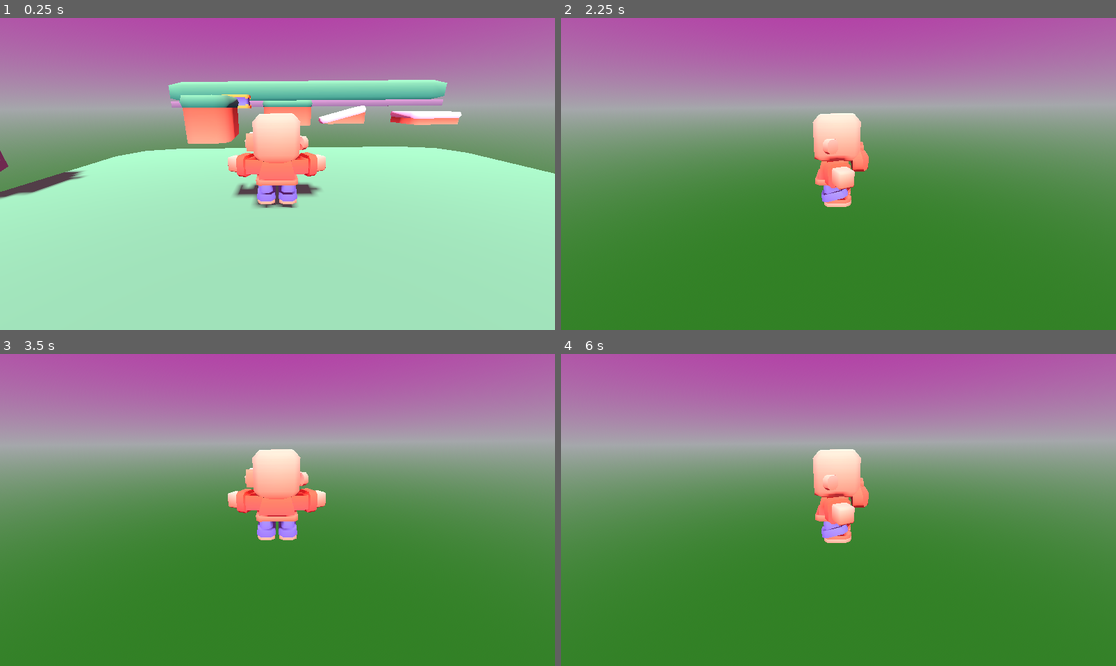
Above: before the commit, frames 1-4 (two rows, left to right).
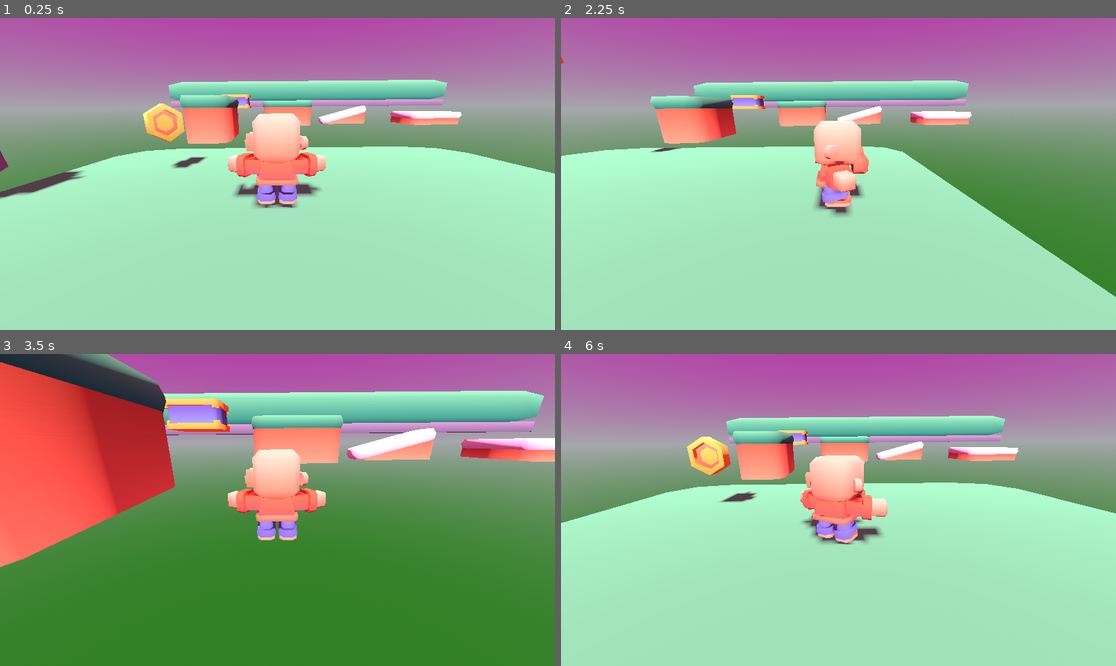
Above: after the commit, the same moments.

Repository: marknair/3DJumpingBean
Game: Godot game, scene res://Scenes/Level_1.tscn
The game is run twice, just before and just after one commit, with the same random seed, the same clock (stepped at 60 frames per second) and the same inputs.
Inputs:
- Up to frame 1 (0.25 s): no input
- Up to frame 2 (2.25 s): hold D (move_right) 0.53-1.28 s; tap Space (jump) at 0.77, 1.52 s; hold S (more_back) 1.28-2.03 s; hold D (move_right) from 2.03 s (still down)
- Up to frame 3 (3.5 s): release D (move_right) at 2.78 s; hold W (more_forward) from 2.78 s (still down); tap Space (jump) at 3.02 s
- Up to frame 4 (6 s): release W (more_forward) at 3.53 s; hold A (move_left) 3.53-5.03 s; tap Space (jump) at 3.77, 4.52 s; hold S (more_back) 5.03-5.78 s; hold D (move_right) from 5.78 s (still down)

The runs differ from the first frame. In frame 1, 0.8% of the frame differs, in the area x 25-38%, y 27-49%; in frame 2, 55%; in frame 3, 28%; in frame 4, 62%, in the area x 0-100%, y 19-100%.

Commit message:
Added coin mesh

Diff:
--- a/Scenes/Level_1.tscn
+++ b/Scenes/Level_1.tscn
@@ -8,6 +8,8 @@
 [ext_resource type="PackedScene" uid="uid://4y3egkmar7q8" path="res://Scenes/player.tscn" id="7_5r5j8"]
 [ext_resource type="PackedScene" uid="uid://darc1t5pia84j" path="res://Scenes/enemy.tscn" id="7_akpl7"]
 [ext_resource type="ArrayMesh" uid="uid://b2u7b75k76y8s" path="res://Models/Platformer/block-snow-low-large.obj" id="7_aur7v"]
+[ext_resource type="Script" uid="uid://b2wtnxf2sdt" path="res://Scripts/coin.gd" id="9_ptpgp"]
+[ext_resource type="ArrayMesh" uid="uid://c2ju0sgdqsu1r" path="res://Models/Platformer/coin-gold.obj" id="10_2uqsa"]
 
 [sub_resource type="ProceduralSkyMaterial" id="ProceduralSkyMaterial_akpl7"]
 sky_top_color = Color(0.71591073, 0.16745684, 0.64799047, 1)
@@ -42,6 +44,9 @@
 
 [sub_resource type="ConvexPolygonShape3D" id="ConvexPolygonShape3D_aur7v"]
 points = PackedVector3Array(-0.40005875, 0, -0.5, -0.46838292, 0, -0.46838292, -0.40005875, 0.5, -0.5, 0.39996088, 0, - …(492 unchanged characters)…
+
+[sub_resource type="SphereShape3D" id="SphereShape3D_lp2uw"]
+radius = 0.19042076
 
 [node name="Main" type="Node3D"]
 
@@ -128,3 +133,17 @@
 
 [node name="Player" parent="." instance=ExtResource("7_5r5j8")]
 transform = Transform3D(-0.99997693, 0, 0.0067892224, 0, 1, 0, -0.0067892224, 0, -0.99997693, 0.5700046, 0.04226896, 0.18012094)
+
+[node name="Coin" type="Area3D" parent="."]
+transform = Transform3D(1, 0, 0, 0, 1, 0, 0, 0, 1, -0.662055, 0.39050257, -0.6227429)
+script = ExtResource("9_ptpgp")
+
+[node name="Model" type="MeshInstance3D" parent="Coin"]
+mesh = ExtResource("10_2uqsa")
+skeleton = NodePath("../..")
+
+[node name="CollisionShape3D" type="CollisionShape3D" parent="Coin"]
+transform = Transform3D(1.0308977, 0, 0, 0, 1.1069391, 0, 0, 0, 0.6550373, 0, 0.18041146, 0)
+shape = SubResource("SphereShape3D_lp2uw")
+
+[connection signal="body_entered" from="Coin" to="Coin" method="_on_body_entered"]
--- /dev/null
+++ b/Scripts/coin.gd
@@ -0,0 +1,30 @@
+extends Area3D
+@export var rotate_speed: float = 180.0
+@export var bob_height: float = 0.2
+@export var bob_speed: float = 5.0
+
+@onready var start_y_pos: float = global_position.y
+
+
+# Called when the node enters the scene tree for the first time.
+func _ready() -> void:
+	pass # Replace with function body.
+
+
+# Called every frame. 'delta' is the elapsed time since the previous frame.
+func _process(delta: float) -> void:
+	# Bob the coin
+	var time = Time.get_unix_time_from_system()
+	var y_pos = (1 + sin(time)) / 2
+	global_position.y = start_y_pos + y_pos
+
+	# Rotate the coin
+	rotation.y += deg_to_rad(rotate_speed) * delta
+
+
+func _on_body_entered(body: Node3D) -> void:
+	if not body.is_in_group("Player"):
+		return
+
+	# This is a placeholder to increase the score
+	self.queue_free()
--- a/Scripts/player.gd
+++ b/Scripts/player.gd
@@ -8,6 +8,8 @@
 @onready var camera : Camera3D = $Camera3D
 
 func _physics_process(delta: float) -> void:
+	if global_position.y < -5:
+		_game_over()
 	# Apply gravity
 	velocity.y -= gravity * delta
 
@@ -30,4 +32,5 @@
 		_game_over()
 
 func _game_over():
-	get_tree().change_scene_to_file("res://Scenes/menu.tscn")
+	get_tree().reload_current_scene()
+	#get_tree().change_scene_to_file("res://Scenes/Level_1.tscn")
Not shown: 1 places in Scenes/Level_1.tscn that only renumber resources
Not shown, added: Scripts/coin.gd.uid
